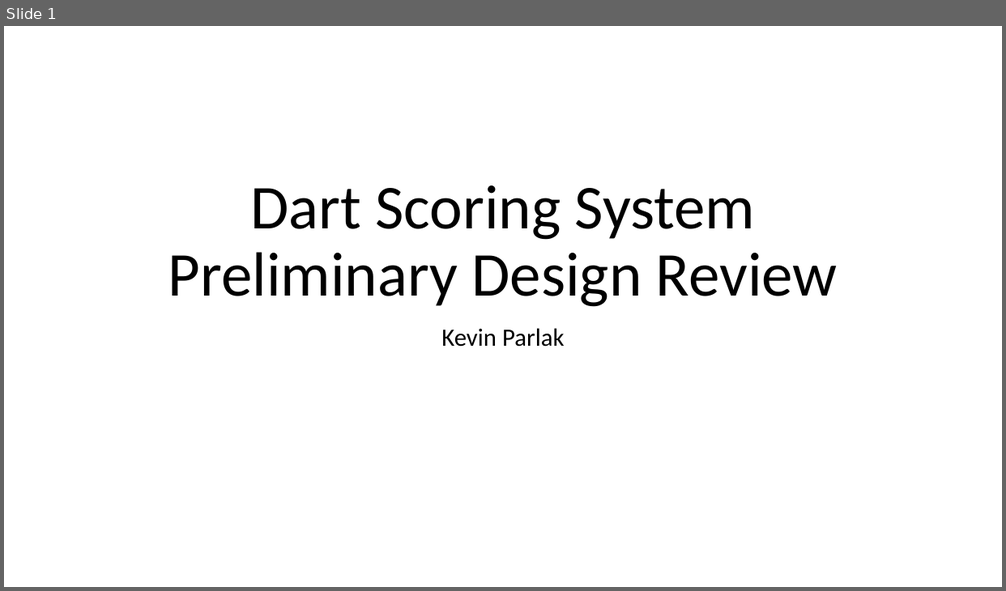
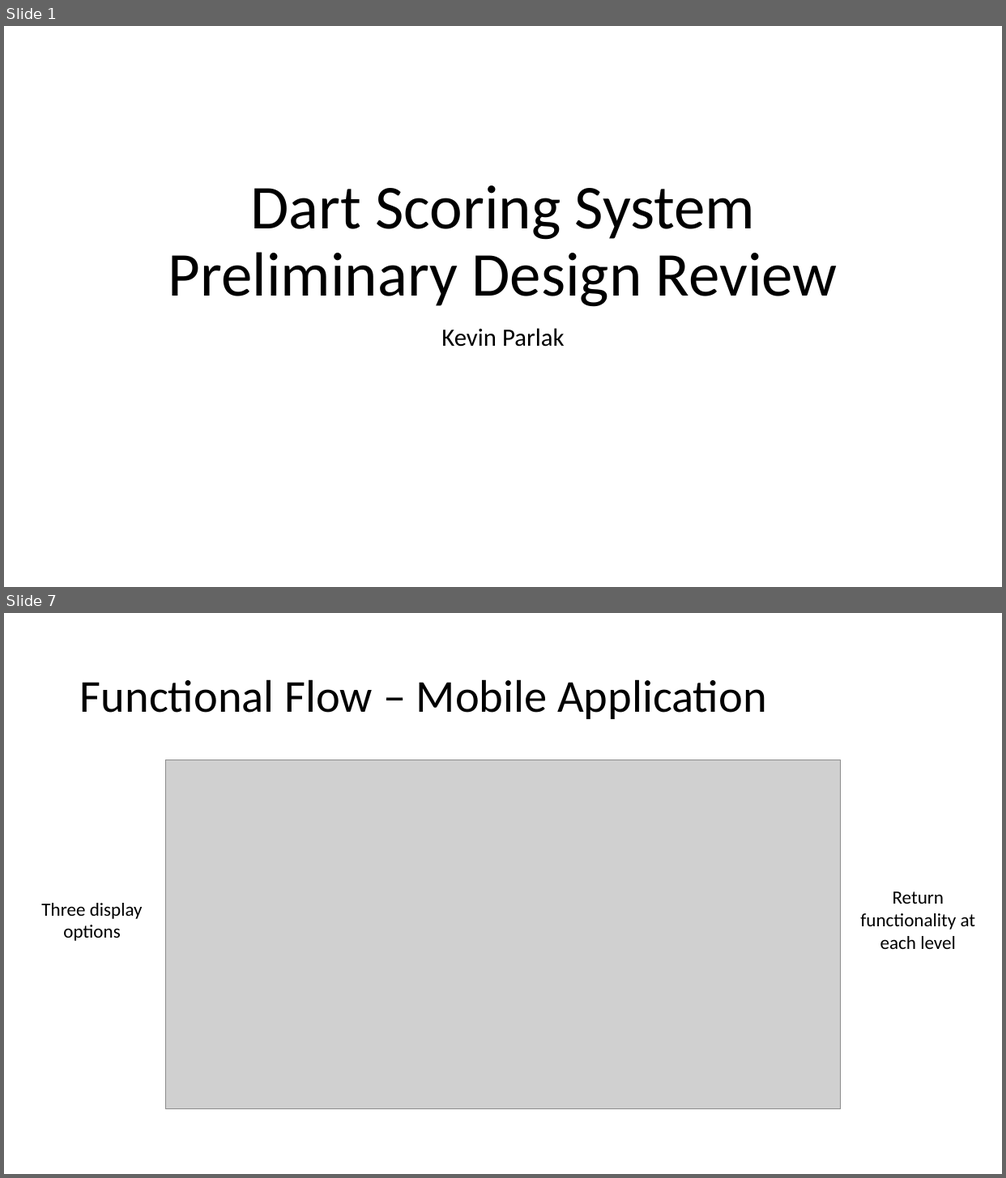
Before and after one commit to kparlak/dart-scoring-system, a slide deck: documentation/Dart_Scoring_System_PDR.pptx. Shown one above the other, each under a label of ours: slide 1 before the commit, slides 1 and 7 after it; the slides between them are not shown. The pictures are 1006x591 and 1006x1178 pixels, drawn with LibreOffice and Linux fonts; fonts in the diff are those of the drawing; grey boxes stand for pictures. Boxes give left, top, right and bottom in pixels: in the first picture for what was removed or moved away, otherwise in the second. Text is boxed around its words. In the diff, an @@ line names an element or a change of style, - is before the commit and + after.

Commit message:
Create functional diagrams

```diff
--- a/documentation/Dart_Scoring_System_PDR.pptx
+++ b/documentation/Dart_Scoring_System_PDR.pptx
@@ slide 7 added at (4,613,1002,1174), background #FFFFFF @@
@@ title added at (80,679,767,719), 44 pt, text #000000 @@
+Functional Flow – Mobile Application
@@ picture added at (166,760,840,1110) @@
@@ text added at (41,903,143,941), 18 pt, text #000000 @@
+Three display options
@@ text added at (860,892,976,949), 18 pt, text #000000 @@
+Return functionality at each level
```
Also in this commit, not shown: 3 slides changed, 5 other slides added, 3 other files.
